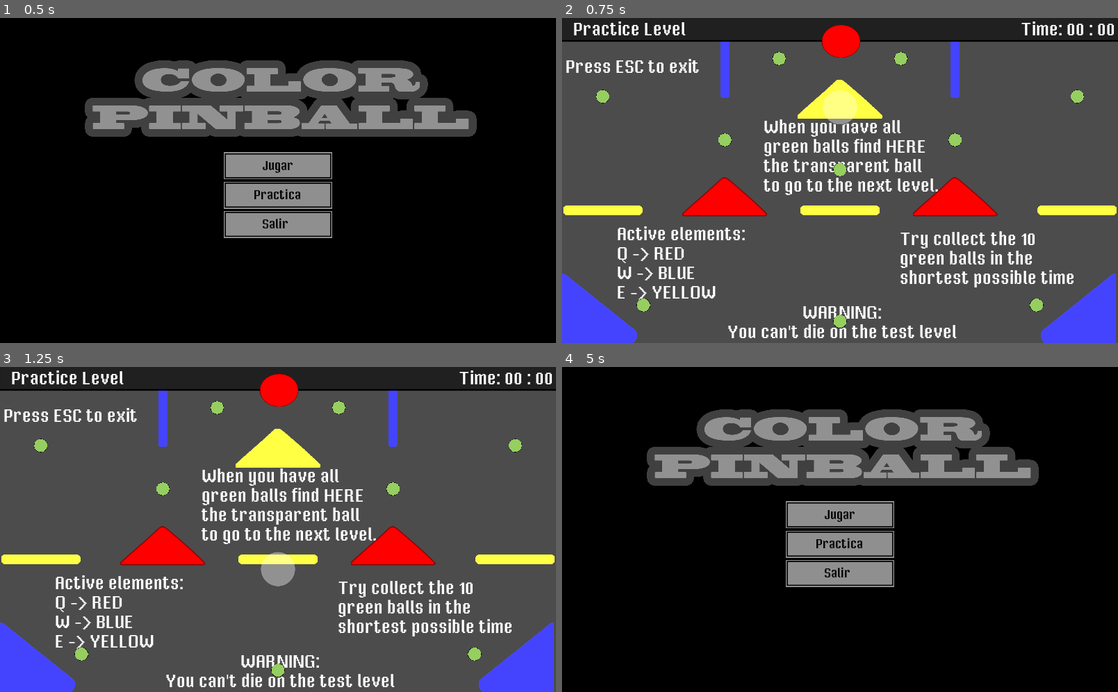
Above: before the commit, frames 1-4 (two rows, left to right).
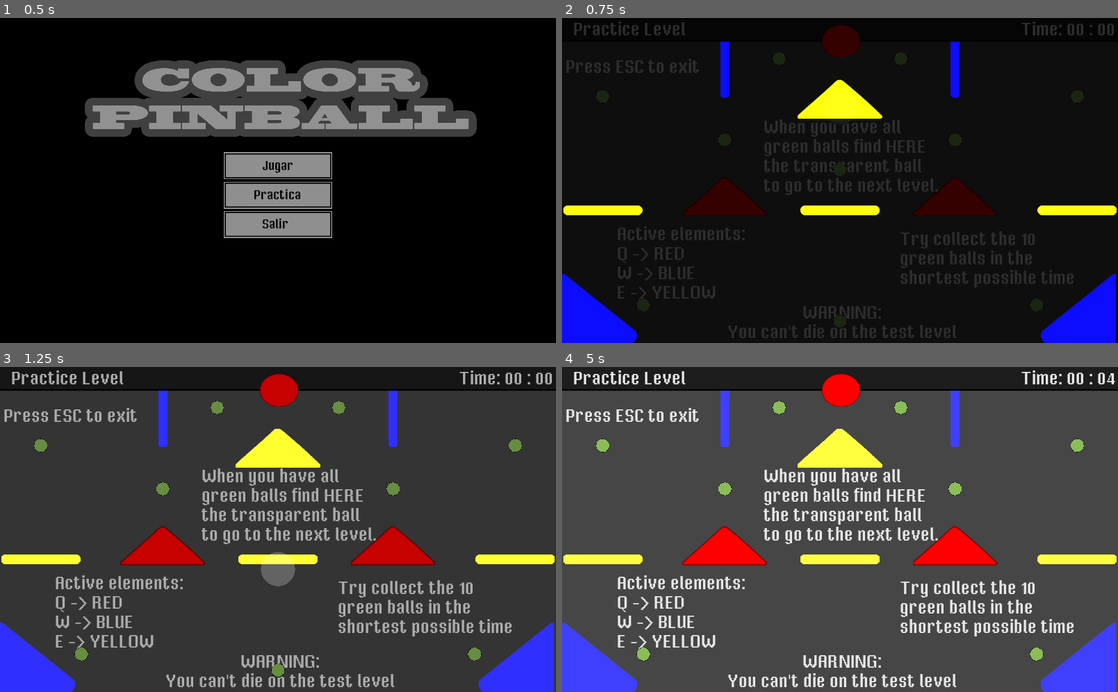
Above: after the commit, the same moments.

Repository: jromano743/final-project-P3
Game: Godot game, scene res://Scenes/MainMenu.tscn
The game is run twice, just before and just after one commit, with the same random seed, the same clock (stepped at 60 frames per second) and the same inputs. Sound files missing from this copy of the repository are replaced by a short silence.
Inputs:
- Up to frame 1 (0.5 s): no input
- Up to frame 2 (0.75 s): click "Practica" at 0.5 s
- Up to frame 3 (1.25 s): no input
- Up to frame 4 (5 s): hold W (blue_button) 1.28-2.03 s; tap Q (red_button) at 2.1 s; hold E (yellow_button) 2.78-3.53 s; tap W (blue_button) at 3.6 s; hold Q (red_button) from 4.28 s (still down); tap Escape (ui_cancel) at 4.9 s

Frame 1 is identical in both runs. In frame 2, 99% of the frame differs, in the area x 0-100%, y 0-100%; in frame 3, 11%; in frame 4, 92%.

Commit message:
Bug Fixing

Diff:
--- a/Final_project_P3/Scenes/Elements/Ball.tscn
+++ b/Final_project_P3/Scenes/Elements/Ball.tscn
@@ -1,7 +1,24 @@
-[gd_scene load_steps=5 format=2]
+[gd_scene load_steps=6 format=2]
 
 [ext_resource path="res://Sprites/Ball.png" type="Texture" id=1]
 [ext_resource path="res://Scripts/Ball.gd" type="Script" id=2]
+
+[sub_resource type="GDScript" id=3]
+script/source = "extends Node2D
+
+
+# Declare member variables here. Examples:
+# var a = 2
+# var b = \"text\"
+
+
+# Called when the node enters the scene tree for the first time.
+func _ready():
+	pass # Replace with function body.
+
+func _on_WinGate_end_level():
+	get_node(\".\").remove_and_skip()
+"
 
 [sub_resource type="PhysicsMaterial" id=1]
 friction = 0.0
@@ -14,6 +31,7 @@
 "Player",
 ]]
 scale = Vector2( 0.8, 0.8 )
+script = SubResource( 3 )
 
 [node name="Ball" type="RigidBody2D" parent="." groups=[
 "Player",
--- /dev/null
+++ b/Final_project_P3/Scenes/Elements/TransitionScreen.tscn
@@ -0,0 +1,49 @@
+[gd_scene load_steps=4 format=2]
+
+[ext_resource path="res://Scripts/TransitionScreen.gd" type="Script" id=1]
+
+[sub_resource type="Animation" id=1]
+resource_name = "fade_in"
+tracks/0/type = "value"
+tracks/0/path = NodePath("ColorRect:color")
+tracks/0/interp = 1
+tracks/0/loop_wrap = true
+tracks/0/imported = false
+tracks/0/enabled = true
+tracks/0/keys = {
+"times": PoolRealArray( 0, 1 ),
+"transitions": PoolRealArray( 1, 1 ),
+"update": 0,
+"values": [ Color( 0, 0, 0, 0 ), Color( 0, 0, 0, 1 ) ]
+}
+
+[sub_resource type="Animation" id=2]
+resource_name = "fade_out"
+tracks/0/type = "value"
+tracks/0/path = NodePath("ColorRect:color")
+tracks/0/interp = 1
+tracks/0/loop_wrap = true
+tracks/0/imported = false
+tracks/0/enabled = true
+tracks/0/keys = {
+"times": PoolRealArray( 0, 1 ),
+"transitions": PoolRealArray( 1, 1 ),
+"update": 0,
+"values": [ Color( 0, 0, 0, 1 ), Color( 0, 0, 0, 0 ) ]
+}
+
+[node name="TransitionScreen" type="CanvasLayer"]
+script = ExtResource( 1 )
+
+[node name="ColorRect" type="ColorRect" parent="."]
+anchor_right = 1.0
+anchor_bottom = 1.0
+color = Color( 0, 0, 0, 1 )
+__meta__ = {
+"_edit_use_anchors_": false
+}
+
+[node name="AnimationPlayer" type="AnimationPlayer" parent="."]
+anims/fade_in = SubResource( 1 )
+anims/fade_out = SubResource( 2 )
+[connection signal="animation_finished" from="AnimationPlayer" to="." method="_on_AnimationPlayer_animation_finished"]
--- a/Final_project_P3/Scenes/Level4.tscn
+++ b/Final_project_P3/Scenes/GameOver.tscn
@@ -1,12 +1,13 @@
-[gd_scene load_steps=5 format=2]
+[gd_scene load_steps=6 format=2]
 
-[ext_resource path="res://Scenes/GameManager.tscn" type="PackedScene" id=3]
-[ext_resource path="res://Scenes/Elements/AudioManager.tscn" type="PackedScene" id=9]
-[ext_resource path="res://Fonts/Mister Pixel Regular.otf" type="DynamicFontData" id=11]
+[ext_resource path="res://Fonts/Mister Pixel Regular.otf" type="DynamicFontData" id=1]
+[ext_resource path="res://Scenes/GameManager.tscn" type="PackedScene" id=2]
+[ext_resource path="res://Scenes/Elements/AudioManager.tscn" type="PackedScene" id=3]
+[ext_resource path="res://Scenes/Elements/TransitionScreen.tscn" type="PackedScene" id=4]
 
 [sub_resource type="DynamicFont" id=1]
 size = 32
-font_data = ExtResource( 11 )
+font_data = ExtResource( 1 )
 
 [node name="Level4" type="Node2D"]
 
@@ -79,13 +80,15 @@
 margin_right = 670.702
 margin_bottom = 471.101
 custom_fonts/font = SubResource( 1 )
-text = "Thanks for playing.
-Try complete the game
-with 5 lives"
+text = "Congratulations, You win!"
 __meta__ = {
 "_edit_use_anchors_": false
 }
 
-[node name="GameManager" parent="." instance=ExtResource( 3 )]
+[node name="GameManager" parent="." instance=ExtResource( 2 )]
 
-[node name="AudioManager" parent="." instance=ExtResource( 9 )]
+[node name="AudioManager" parent="." instance=ExtResource( 3 )]
+
+[node name="TransitionScreen" parent="." instance=ExtResource( 4 )]
+[connection signal="end_level" from="GameManager" to="TransitionScreen" method="_on_GameManager_end_level"]
+[connection signal="finish_fade_out" from="TransitionScreen" to="GameManager" method="_on_TransitionScreen_finish_fade_out"]
--- a/Final_project_P3/Scenes/Level0.tscn
+++ b/Final_project_P3/Scenes/Level0.tscn
@@ -11,12 +11,13 @@
 [ext_resource path="res://Scenes/Elements/AudioManager.tscn" type="PackedScene" id=9]
 [ext_resource path="res://Scenes/Elements/ShortRectangle.tscn" type="PackedScene" id=10]
 [ext_resource path="res://Fonts/Mister Pixel Regular.otf" type="DynamicFontData" id=11]
-
-[sub_resource type="DynamicFont" id=2]
+[ext_resource path="res://Scenes/Elements/TransitionScreen.tscn" type="PackedScene" id=12]
+
+[sub_resource type="DynamicFont" id=1]
 size = 32
 font_data = ExtResource( 11 )
 
-[sub_resource type="RectangleShape2D" id=1]
+[sub_resource type="RectangleShape2D" id=2]
 extents = Vector2( 621.848, 369.335 )
 
 [node name="Level0" type="Node2D"]
@@ -281,4 +282,8 @@
 [node name="HUD" parent="." instance=ExtResource( 7 )]
 
 [node name="AudioManager" parent="." instance=ExtResource( 9 )]
+
+[node name="TransitionScreen" parent="." instance=ExtResource( 12 )]
+[connection signal="end_level" from="GameManager" to="TransitionScreen" method="_on_GameManager_end_level"]
 [connection signal="body_exited" from="GameZone" to="GameManager" method="_on_GameZone_body_exited"]
+[connection signal="finish_fade_out" from="TransitionScreen" to="GameManager" method="_on_TransitionScreen_finish_fade_out"]
--- a/Final_project_P3/Scenes/Level1.tscn
+++ b/Final_project_P3/Scenes/Level1.tscn
@@ -10,6 +10,7 @@
 [ext_resource path="res://Scenes/Elements/Triangle.tscn" type="PackedScene" id=8]
 [ext_resource path="res://Scenes/HUD.tscn" type="PackedScene" id=9]
 [ext_resource path="res://Scenes/Elements/AudioManager.tscn" type="PackedScene" id=10]
+[ext_resource path="res://Scenes/Elements/TransitionScreen.tscn" type="PackedScene" id=11]
 
 [sub_resource type="RectangleShape2D" id=1]
 extents = Vector2( 621.848, 369.335 )
@@ -26,6 +27,7 @@
 
 [node name="Ball" parent="." instance=ExtResource( 1 )]
 position = Vector2( 512, 150 )
+script = null
 
 [node name="WinGate" parent="." instance=ExtResource( 7 )]
 position = Vector2( 512, 150 )
@@ -147,6 +149,11 @@
 script = SubResource( 2 )
 
 [node name="AudioManager" parent="." instance=ExtResource( 10 )]
+
+[node name="TransitionScreen" parent="." instance=ExtResource( 11 )]
 [connection signal="body_entered" from="WinGate" to="WinGate" method="_on_WinGate_body_entered"]
+[connection signal="end_level" from="GameManager" to="TransitionScreen" method="_on_GameManager_end_level"]
+[connection signal="end_level" from="GameManager" to="WinGate" method="_on_GameManager_end_level"]
 [connection signal="win_game" from="GameManager" to="WinGate" method="_on_GameManager_win_game"]
 [connection signal="body_exited" from="GameZone" to="GameManager" method="_on_GameZone_body_exited"]
+[connection signal="finish_fade_out" from="TransitionScreen" to="GameManager" method="_on_TransitionScreen_finish_fade_out"]
--- a/Final_project_P3/Scenes/Level2.tscn
+++ b/Final_project_P3/Scenes/Level2.tscn
@@ -11,6 +11,7 @@
 [ext_resource path="res://Scenes/Elements/SideTriangle.tscn" type="PackedScene" id=9]
 [ext_resource path="res://Scenes/Elements/AudioManager.tscn" type="PackedScene" id=10]
 [ext_resource path="res://Scenes/GameManager.tscn" type="PackedScene" id=11]
+[ext_resource path="res://Scenes/Elements/TransitionScreen.tscn" type="PackedScene" id=12]
 
 [sub_resource type="RectangleShape2D" id=1]
 extents = Vector2( 621.848, 369.335 )
@@ -122,6 +123,11 @@
 [node name="HUD" parent="." instance=ExtResource( 3 )]
 
 [node name="AudioManager" parent="." instance=ExtResource( 10 )]
+
+[node name="TransitionScreen" parent="." instance=ExtResource( 12 )]
 [connection signal="body_entered" from="WinGate" to="WinGate" method="_on_WinGate_body_entered"]
+[connection signal="end_level" from="GameManager" to="TransitionScreen" method="_on_GameManager_end_level"]
+[connection signal="end_level" from="GameManager" to="WinGate" method="_on_GameManager_end_level"]
 [connection signal="win_game" from="GameManager" to="WinGate" method="_on_GameManager_win_game"]
 [connection signal="body_exited" from="GameZone" to="GameManager" method="_on_GameZone_body_exited"]
+[connection signal="finish_fade_out" from="TransitionScreen" to="GameManager" method="_on_TransitionScreen_finish_fade_out"]
--- a/Final_project_P3/Scenes/Level3.tscn
+++ b/Final_project_P3/Scenes/Level3.tscn
@@ -9,6 +9,7 @@
 [ext_resource path="res://Scenes/Elements/WinGate.tscn" type="PackedScene" id=7]
 [ext_resource path="res://Scenes/HUD.tscn" type="PackedScene" id=8]
 [ext_resource path="res://Scenes/Elements/AudioManager.tscn" type="PackedScene" id=9]
+[ext_resource path="res://Scenes/Elements/TransitionScreen.tscn" type="PackedScene" id=10]
 
 [sub_resource type="RectangleShape2D" id=1]
 extents = Vector2( 621.848, 369.335 )
@@ -72,6 +73,11 @@
 [node name="HUD" parent="." instance=ExtResource( 8 )]
 
 [node name="AudioManager" parent="." instance=ExtResource( 9 )]
+
+[node name="TransitionScreen" parent="." instance=ExtResource( 10 )]
 [connection signal="body_entered" from="WinGate" to="WinGate" method="_on_WinGate_body_entered"]
+[connection signal="end_level" from="GameManager" to="WinGate" method="_on_GameManager_end_level"]
+[connection signal="end_level" from="GameManager" to="TransitionScreen" method="_on_GameManager_end_level"]
 [connection signal="win_game" from="GameManager" to="WinGate" method="_on_GameManager_win_game"]
 [connection signal="body_exited" from="GameZone" to="GameManager" method="_on_GameZone_body_exited"]
+[connection signal="finish_fade_out" from="TransitionScreen" to="GameManager" method="_on_TransitionScreen_finish_fade_out"]
--- a/Final_project_P3/Scripts/Ball.gd
+++ b/Final_project_P3/Scripts/Ball.gd
@@ -7,21 +7,21 @@
 var init_position
 var audio_manager
 var sound_bounce = load("res://Sounds/bounce.wav")
+
 # Called when the node enters the scene tree for the first time.
 func _ready():
 	init_position = self.global_transform
+	pause_mode = Node.PAUSE_MODE_STOP
+
+	#Nivel actual
 	var current_level = get_tree().get_current_scene().get_name()
 
 	#AudioManager
 	audio_manager = get_node("/root/"+str(current_level)+"/AudioManager")
 
+
 func resetPosition():
 	global_transform.origin = init_position.get_origin()
 
-func _physics_process(delta):
-	pass
-
-
 func _on_Ball_body_entered(body):
 	audio_manager.play_sfx(sound_bounce)
-	pass # Replace with function body.
--- a/Final_project_P3/Scripts/GameManager.gd
+++ b/Final_project_P3/Scripts/GameManager.gd
@@ -15,10 +15,11 @@
 var lives = 5
 
 #Level Data
-var items = 10
+var items = 1
 var current_level
 var current_level_number
 var next_level
+var MAX_LEVELS = 3
 
 #Persistens data
 var current_Time
@@ -28,6 +29,8 @@
 
 #Flag
 var change_level
+var game_over: bool = false
+var exit: bool = false
 
 #Hud - Hud items
 var hud
@@ -45,6 +48,7 @@
 
 #Señales
 signal win_game
+signal end_level
 
 # Called when the node enters the scene tree for the first time.
 func _ready():
@@ -125,7 +129,7 @@
 	var save_data = File.new()
 	if not save_data.file_exists("user://game_save/levels/data.save"):
 		print("Archivo de guardado no encontrado")
-		return false#11:15
+		return false
 
 	save_data.open("user://game_save/levels/data.save", File.READ)
 
@@ -188,7 +192,10 @@
 
 	if event.is_action_pressed("ui_cancel"):
 		change_level = true
-		get_tree().change_scene("res://Scenes/MainMenu.tscn")
+		exit = true
+		if(ball):
+			ball.queue_free()
+		emit_signal("end_level")
 
 #Deshabilita los muros (color y colisiones)
 func disableWalls():
@@ -226,10 +233,16 @@
 func _on_WinGate_end_level():
 	change_level = true
 	lives += 1
-	if(next_level <= 3):
+	if(not game_over and next_level <= MAX_LEVELS):
 		current_Time = hud_time.get_time()
 		saveData()
-		get_tree().change_scene("res://Scenes/Level"+str(next_level)+".tscn")
+		emit_signal("end_level")
+		ball.queue_free()
+	else:
+		current_Time = hud_time.get_time()
+		saveData()
+		emit_signal("end_level")
+		ball.queue_free()
 	print("Juego terminado")
 
 #Evento que establece el tiempo del game manager con el mismo del reloj (reloj->manager)
@@ -246,7 +259,7 @@
 #Evento que se activa cuando la pelota abandona el area 2D
 func _on_GameZone_body_exited(body):
 	if(not change_level):
-		if lives > 0:
+		if lives > 1:
 			body.linear_velocity = Vector2.ZERO
 			body.resetPosition()
 			audio_manager.play_sfx(sound_lost)
@@ -256,4 +269,20 @@
 			audio_manager.play_sfx(sound_end_level)
 			body.queue_free()
 			hud_time.time_Stop()
+			lives -= 1
+			hud_lives.text = "Lives: " + str(lives)
+			game_over = true
+			emit_signal("end_level")
 	print("Un objeto salio del area")
+
+func change_Level():
+	if(not exit and not game_over and next_level <= MAX_LEVELS):
+		get_tree().change_scene("res://Scenes/Level"+str(next_level)+".tscn")
+	elif (game_over or next_level > MAX_LEVELS):
+		get_tree().change_scene("res://Scenes/GameOver.tscn")
+	else:
+		get_tree().change_scene("res://Scenes/MainMenu.tscn")
+
+func _on_TransitionScreen_finish_fade_out():
+	print("Transicion Finalizada")
+	change_Level()
--- /dev/null
+++ b/Final_project_P3/Scripts/TransitionScreen.gd
@@ -0,0 +1,29 @@
+extends CanvasLayer
+
+signal finish_fade_out
+signal finish_fade_in
+
+var is_change_level: bool = false
+
+func transition():
+	fade(false);
+
+func _ready():
+	transition()
+
+func fade(fade_in: bool):
+	if fade_in:
+		$AnimationPlayer.play("fade_in")
+	else:
+		$AnimationPlayer.play("fade_out")
+
+
+func _on_GameManager_end_level():
+	is_change_level = true
+	fade(true)
+
+
+func _on_AnimationPlayer_animation_finished(anim_name):
+	if is_change_level and anim_name == "fade_in":
+		emit_signal("finish_fade_out")
+		print("Señal emitida desde le transition")
--- a/Final_project_P3/Scripts/WinGate.gd
+++ b/Final_project_P3/Scripts/WinGate.gd
@@ -6,12 +6,17 @@
 # var b = "text"
 
 var all_items_collected = false
+var is_finish: bool = false;
 signal end_level
 
 func _ready():
 	var current_leve = get_tree().get_current_scene().get_name()
+
 	var node_game_manager = get_node("/root/"+str(current_leve)+"/GameManager")
+	var node_ball = get_node("/root/"+str(current_leve)+"/Ball")
+
 	connect("end_level", node_game_manager, "_on_WinGate_end_level")
+	connect("end_level", node_ball, "_on_WinGate_end_level")
 
 func _on_Item_win_game():
 	pass
@@ -23,6 +28,10 @@
 func _on_WinGate_body_entered(body):
 	if body.get_parent().is_in_group("Player"):
 		#print("El player paso sobre mi")
-		if(all_items_collected):
+		if(!is_finish and all_items_collected):
 			print("Señal END LEVEL - Emitida")
 			emit_signal("end_level")
+
+
+func _on_GameManager_end_level():
+	is_finish = true
Not shown: 7 places in Final_project_P3/Scenes/Level0.tscn that only renumber resources
Not shown: 1 places in Final_project_P3/Scenes/Level1.tscn that only renumber resources
Not shown: 1 places in Final_project_P3/Scenes/Level2.tscn that only renumber resources
Not shown: 1 places in Final_project_P3/Scenes/Level3.tscn that only renumber resources
